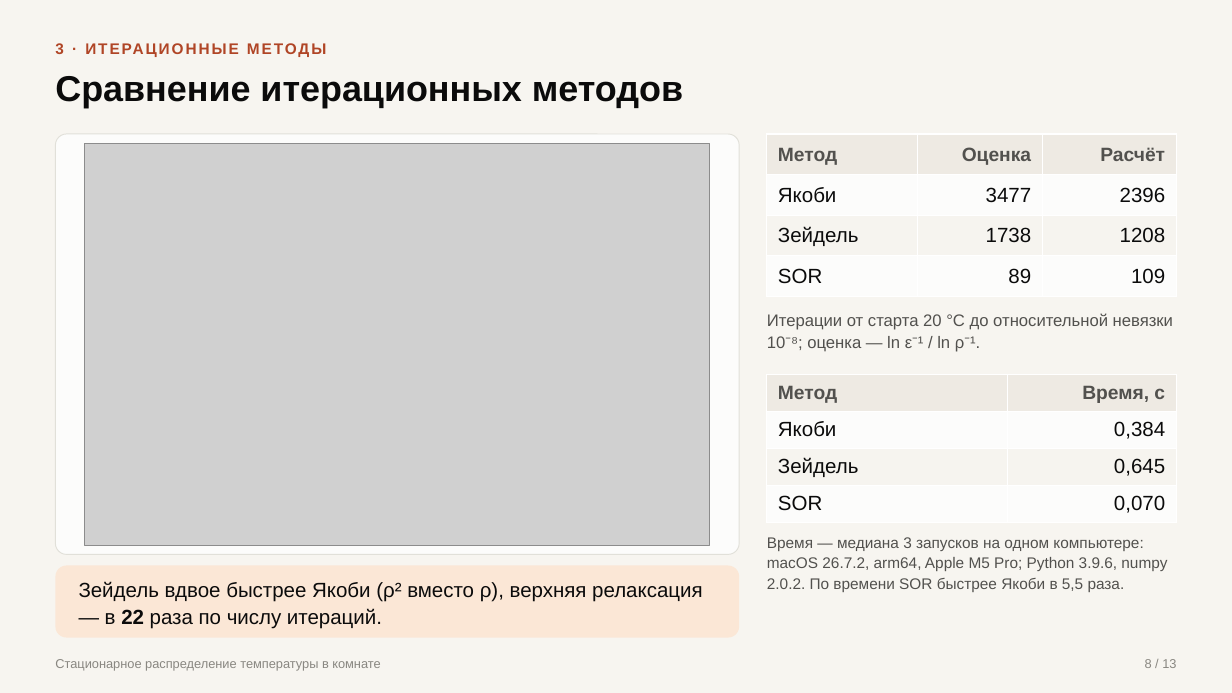
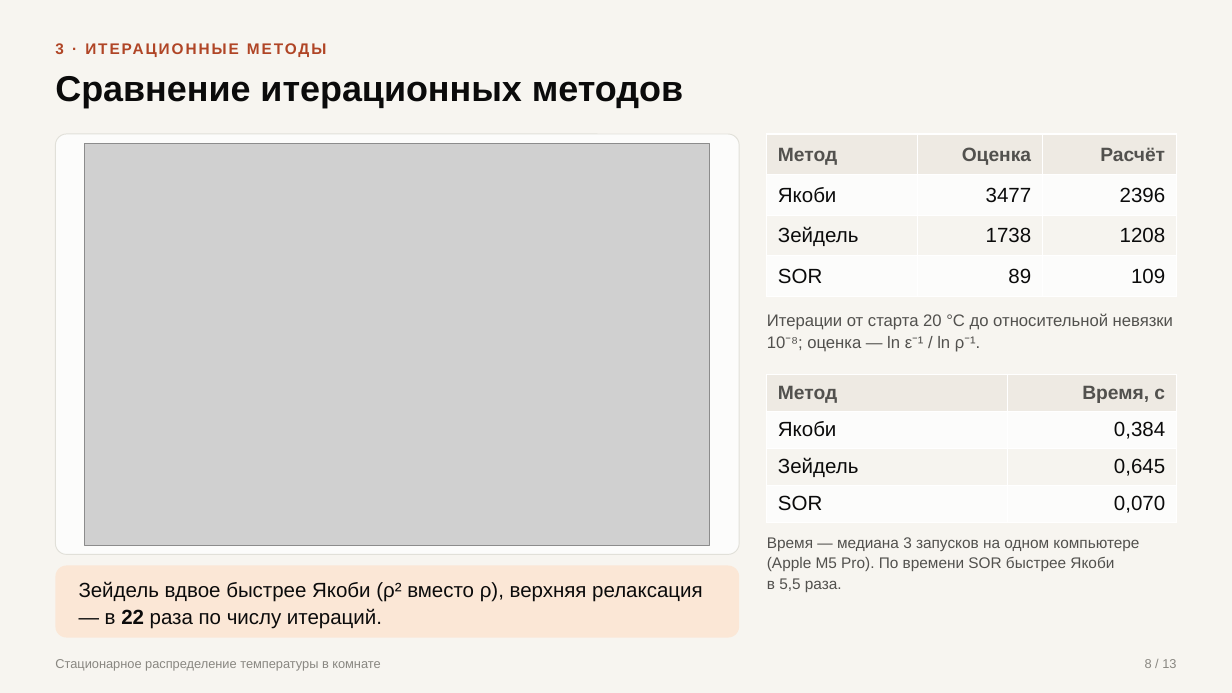
Before and after one commit to terMorel/computational-mathematics, a slide deck: slide 8 of PDE-Solver/presentation/PDE-Solver.pptx. Drawn at 1232x693 pixels with LibreOffice and Linux fonts; fonts in the diff are those of the drawing; grey boxes stand for pictures. Boxes give left, top, right and bottom in pixels: in the first picture for what was removed or moved away, otherwise in the second. Text is boxed around its words. In the diff, an @@ line names an element or a change of style, - is before the commit and + after.

```diff
--- a/PDE-Solver/presentation/PDE-Solver.pptx
+++ b/PDE-Solver/presentation/PDE-Solver.pptx
@@ text at bbox=[767, 537, 1139, 592]: text changed @@
-Время — медиана 3 запусков на одном компьютере: macOS 26.7.2, arm64, Apple M5 Pro; Python 3.9.6, numpy 2.0.2. По времени SOR быстрее Якоби в 5,5 раза.
+Время — медиана 3 запусков на одном компьютере (Apple M5 Pro). По времени SOR быстрее Якоби в 5,5 раза.
```
Also in this commit, not shown: 2 other slides changed, 2 other files.
